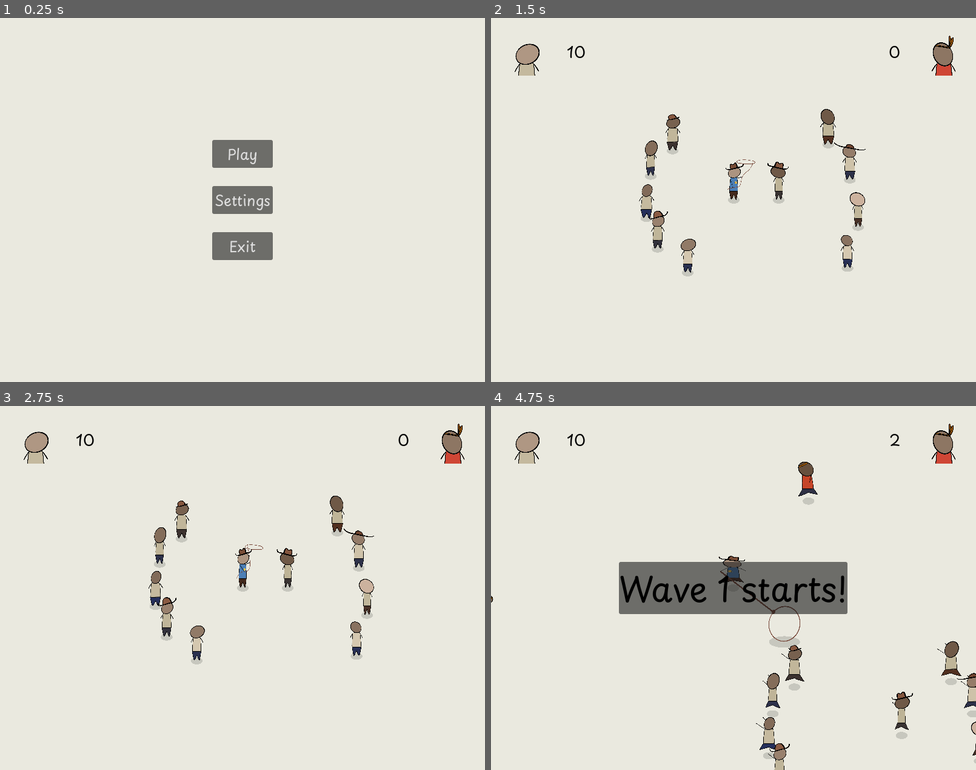
Above: before the commit, frames 1-4 (two rows, left to right).
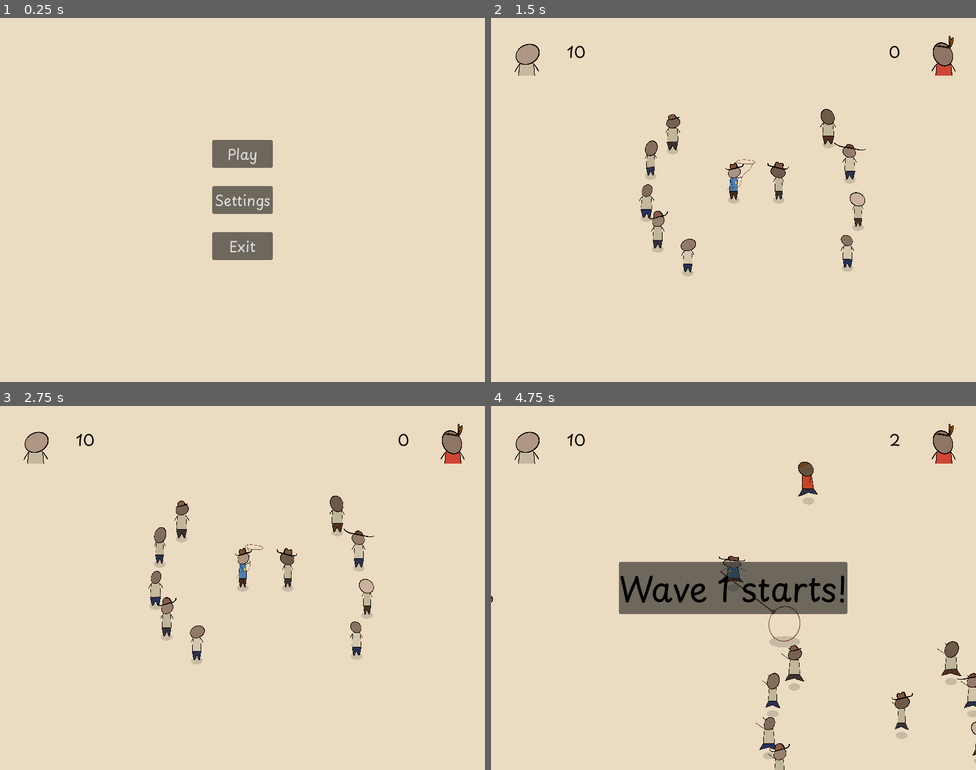
Above: after the commit, the same moments.

Repository: martindzejky/gmtk2025
Game: Godot game, scene res://main_menu.tscn
Same seed, same stepped clock (60 frames per second), same inputs: the game is played once before the commit and once after it.
Inputs (mouse positions are in pixels of both pictures, inside the frame that each line leads up to):
- Up to frame 1 (0.25 s): no input
- Up to frame 2 (1.5 s): click "Play" at 0.5 s; move the mouse to (840, 181) at 1.27 s; hold D (move_right) from 1.28 s (still down); tap Shift (dash) at 1.35 s
- Up to frame 3 (2.75 s): move the mouse to (145, 606) at 2.02 s; release D (move_right) at 2.03 s; hold S (move_down) from 2.03 s (still down); click (145, 606) at 2.1 s
- Up to frame 4 (4.75 s): move the mouse to (782, 507) at 2.77 s; release S (move_down) at 2.78 s; hold D (move_right) 2.78-3.53 s; tap Shift (dash) at 2.85, 4.35 s; move the mouse to (709, 660) at 3.52 s; hold W (move_up) 3.53-4.28 s; click (709, 660) at 3.6 s; move the mouse to (879, 642) at 4.27 s; hold A (move_left) from 4.28 s (still down)

The runs differ from the first frame. In frame 1, 97% of the frame differs, in the area x 0-100%, y 0-100%; in frame 2, 97%; in frame 3, 97%; in frame 4, 91%.

Commit message:
update bg color

Diff:
--- a/project.godot
+++ b/project.godot
@@ -102,4 +102,4 @@
 
 renderer/rendering_method="gl_compatibility"
 renderer/rendering_method.mobile="gl_compatibility"
-environment/defaults/default_clear_color=Color(0.918507, 0.914985, 0.875466, 1)
+environment/defaults/default_clear_color=Color(0.92, 0.85928, 0.7544, 1)
